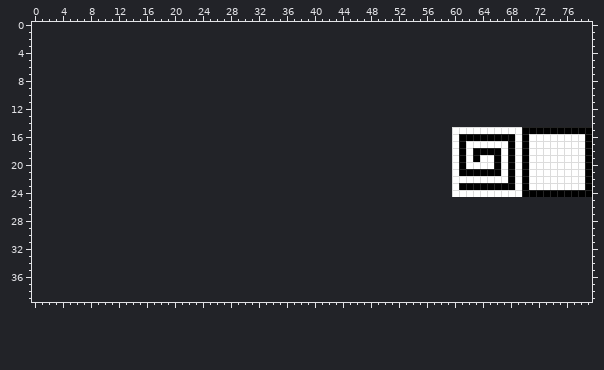
Two versions of one sprite sheet, ShootEmUp/res/levels/level1.png. Above: the version before the commit.
The file is 20x10 pixels. The old version is drawn lined up with the new one, on the new canvas.
After the commit:
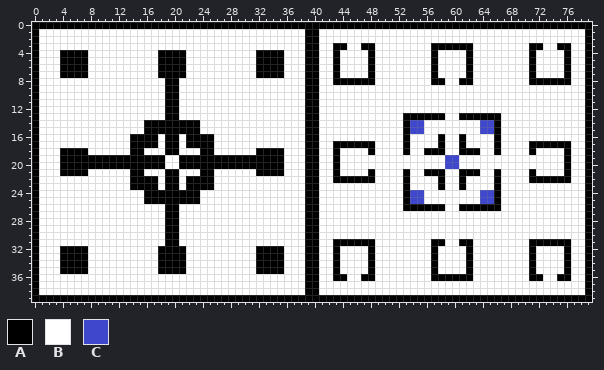
Palette (. is transparent): A #000000  B #ffffff  C #3f48cc
Change:
canvas 20x10 -> 80x40, the old top-left corner now at 60,15
y 0: x 0..79 ................................................................................ -> AAAAAAAAAAAAAAAAAAAAAAAAAAAAAAAAAAAAAAAAAAAAAAAAAAAAAAAAAAAAAAAAAAAAAAAAAAAAAAAA
y 1..2: x 0..79 ................................................................................ -> ABBBBBBBBBBBBBBBBBBBBBBBBBBBBBBBBBBBBBBAABBBBBBBBBBBBBBBBBBBBBBBBBBBBBBBBBBBBBBA
y 3: x 0..79 ................................................................................ -> ABBBBBBBBBBBBBBBBBBBBBBBBBBBBBBBBBBBBBBAABBAABBAABBBBBBBBAAAAAABBBBBBBBAABBAABBA
y 4..7: x 0..79 ................................................................................ -> ABBBAAAABBBBBBBBBBAAAABBBBBBBBBBAAAABBBAABBABBBBABBBBBBBBABBBBABBBBBBBBABBBBABBA
y 8: x 0..79 ................................................................................ -> ABBBBBBBBBBBBBBBBBBAABBBBBBBBBBBBBBBBBBAABBAAAAAABBBBBBBBAABBAABBBBBBBBAAAAAABBA
y 9..12: x 0..79 ................................................................................ -> ABBBBBBBBBBBBBBBBBBAABBBBBBBBBBBBBBBBBBAABBBBBBBBBBBBBBBBBBBBBBBBBBBBBBBBBBBBBBA
y 13: x 0..79 ................................................................................ -> ABBBBBBBBBBBBBBBBBBAABBBBBBBBBBBBBBBBBBAABBBBBBBBBBBBAAAAAABBAAAAAABBBBBBBBBBBBA
y 14: x 0..79 ................................................................................ -> ABBBBBBBBBBBBBBBAAAAAAAABBBBBBBBBBBBBBBAABBBBBBBBBBBBACCBBBBBBBBCCABBBBBBBBBBBBA
y 15: x 0..59 ............................................................ -> ABBBBBBBBBBBBBBBAAAAAAAABBBBBBBBBBBBBBBAABBBBBBBBBBBBACCBBBB; x 64..66 BBB -> CCA; x 70..78 AAAAAAAAA -> BBBBBBBBB
y 16: x 0..59 ............................................................ -> ABBBBBBBBBBBBBAAAABAABAAAABBBBBBBBBBBBBAABBBBBBBBBBBBABBBBAB; x 62..65 AAAA -> BBBB; x 67..68 AA -> BB; x 70 A -> B
y 17: x 0..59 ............................................................ -> ABBBBBBBBBBBBBAAAABAABAAAABBBBBBBBBBBBBAABBAAAAAABBBBABBBBAB; x 66 B -> A; x 68 A -> B; x 70..76 ABBBBBB -> BAAAAAA
y 18: x 0..59 ............................................................ -> ABBBAAAABBBBBBAABBBAABBBAABBBBBBAAAABBBAABBABBBBABBBBABBAAAB; x 62 B -> A; x 64..65 AA -> BB; x 68 A -> B; x 70..71 AB -> BA; x 76 B -> A
y 19: x 0..61 ............................................................BA -> ABBBAAAAAAAAAAAAAAABBAAAAAAAAAAAAAAABBBAABBABBBBBBBBBBBBBBBCCB; x 63 A -> B; x 66 A -> B; x 68 A -> B; x 70 A -> B; x 76 B -> A
y 20: x 0..61 ............................................................BA -> ABBBAAAAAAAAAAAAAAABBAAAAAAAAAAAAAAABBBAABBABBBBBBBBBBBBBBBCCB; x 66 A -> B; x 68 A -> B; x 70 A -> B; x 76 B -> A
y 21: x 0..59 ............................................................ -> ABBBAAAABBBBBBAABBBAABBBAABBBBBBAAAABBBAABBABBBBABBBBABBAAAB; x 64..65 AA -> BB; x 68 A -> B; x 70..71 AB -> BA; x 76 B -> A
y 22: x 0..59 ............................................................ -> ABBBBBBBBBBBBBAAAABAABAAAABBBBBBBBBBBBBAABBAAAAAABBBBABBBBAB; x 61 B -> A; x 66 B -> A; x 68 A -> B; x 70..76 ABBBBBB -> BAAAAAA
y 23: x 0..59 ............................................................ -> ABBBBBBBBBBBBBAAAABAABAAAABBBBBBBBBBBBBAABBBBBBBBBBBBABBBBAB; x 62..65 AAAA -> BBBB; x 67..68 AA -> BB; x 70 A -> B
y 24: x 0..59 ............................................................ -> ABBBBBBBBBBBBBBBAAAAAAAABBBBBBBBBBBBBBBAABBBBBBBBBBBBACCBBBB; x 64..66 BBB -> CCA; x 70..78 AAAAAAAAA -> BBBBBBBBB
y 25: x 0..79 ................................................................................ -> ABBBBBBBBBBBBBBBAAAAAAAABBBBBBBBBBBBBBBAABBBBBBBBBBBBACCBBBBBBBBCCABBBBBBBBBBBBA
y 26: x 0..79 ................................................................................ -> ABBBBBBBBBBBBBBBBBBAABBBBBBBBBBBBBBBBBBAABBBBBBBBBBBBAAAAAABBAAAAAABBBBBBBBBBBBA
y 27..30: x 0..79 ................................................................................ -> ABBBBBBBBBBBBBBBBBBAABBBBBBBBBBBBBBBBBBAABBBBBBBBBBBBBBBBBBBBBBBBBBBBBBBBBBBBBBA
y 31: x 0..79 ................................................................................ -> ABBBBBBBBBBBBBBBBBBAABBBBBBBBBBBBBBBBBBAABBAAAAAABBBBBBBBAABBAABBBBBBBBAAAAAABBA
y 32..35: x 0..79 ................................................................................ -> ABBBAAAABBBBBBBBBBAAAABBBBBBBBBBAAAABBBAABBABBBBABBBBBBBBABBBBABBBBBBBBABBBBABBA
y 36: x 0..79 ................................................................................ -> ABBBBBBBBBBBBBBBBBBBBBBBBBBBBBBBBBBBBBBAABBAABBAABBBBBBBBAAAAAABBBBBBBBAABBAABBA
y 37..38: x 0..79 ................................................................................ -> ABBBBBBBBBBBBBBBBBBBBBBBBBBBBBBBBBBBBBBAABBBBBBBBBBBBBBBBBBBBBBBBBBBBBBBBBBBBBBA
y 39: x 0..79 ................................................................................ -> AAAAAAAAAAAAAAAAAAAAAAAAAAAAAAAAAAAAAAAAAAAAAAAAAAAAAAAAAAAAAAAAAAAAAAAAAAAAAAAA
Changed places in both pictures, as pixel boxes (x1, y1, x2, y2):
changed: (32, 22, 592, 302)
